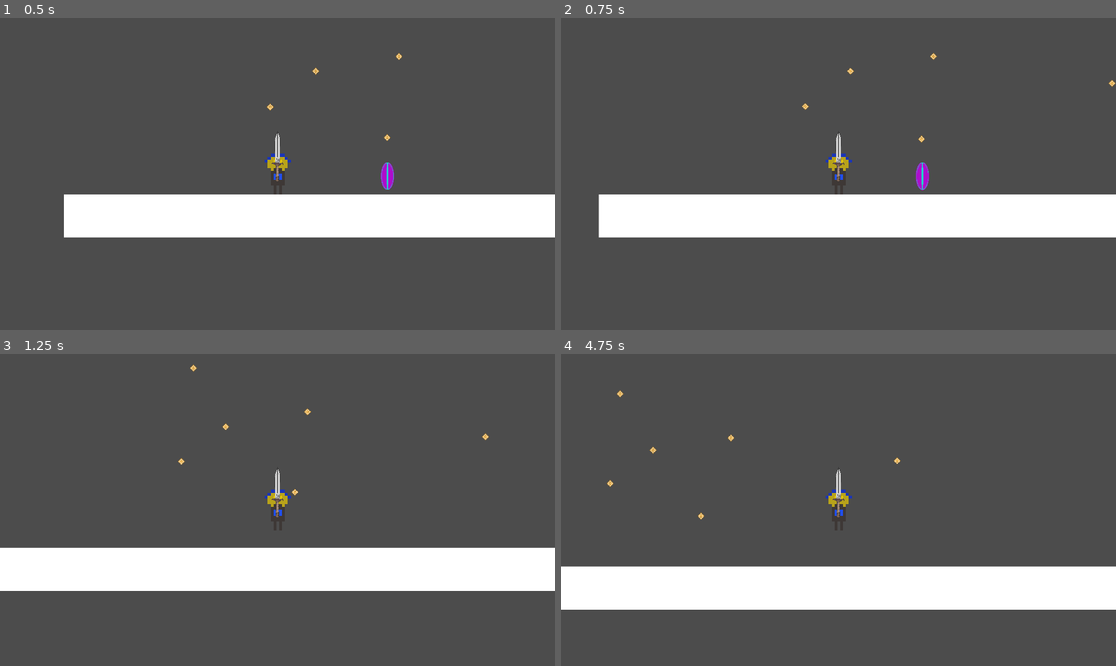
Above: before the commit, frames 1-4 (two rows, left to right).
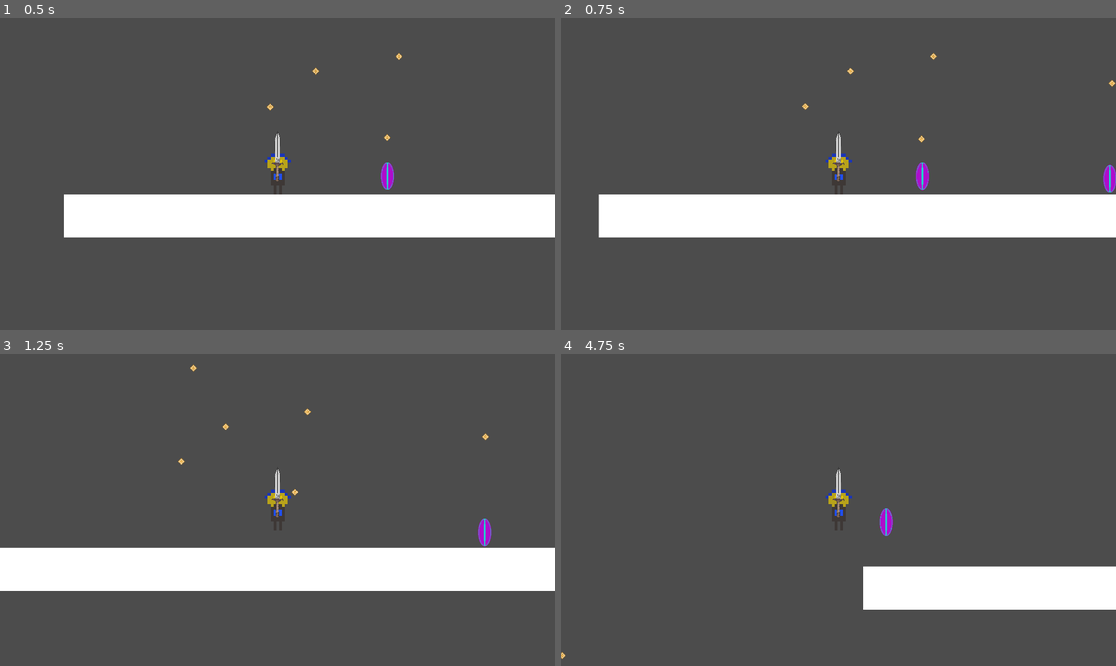
Above: after the commit, the same moments.

Repository: Lorem-Ipsum-Server-Place/GMTK2021-Game
Game: Godot game, scene res://Level.tscn
Same seed, same stepped clock (60 frames per second), same inputs: the game is played once before the commit and once after it. This scene is started directly instead of the project's main scene.
Inputs (mouse positions are in pixels of both pictures, inside the frame that each line leads up to):
- Up to frame 1 (0.5 s): no input
- Up to frame 2 (0.75 s): tap Enter (ui_accept) at 0.5 s; move the mouse to (960, 158) at 0.52 s; hold D (game_right) from 0.53 s (still down); click (960, 158) at 0.6 s
- Up to frame 3 (1.25 s): keep holding D (game_right); tap Space (game_jump) at 0.77 s
- Up to frame 4 (4.75 s): move the mouse to (727, 525) at 1.27 s; click (727, 525) at 1.35 s; tap Space (game_jump) at 1.52, 3.02, 3.77, 4.52 s; move the mouse to (894, 441) at 2.02 s; release D (game_right) at 2.03 s; hold A (game_left) 2.03-2.78 s; click (894, 441) at 2.1 s; move the mouse to (810, 572) at 2.77 s; hold D (game_right) 2.78-4.28 s; click (810, 572) at 2.85 s; move the mouse to (1005, 556) at 3.52 s; click (1005, 556) at 3.6 s; move the mouse to (672, 463) at 4.27 s; hold A (game_left) from 4.28 s (still down); click (672, 463) at 4.35 s

Frame 1 is identical in both runs. In frame 2, 0.2% of the frame differs, in the area x 97-100%, y 46-56%; in frame 3, 0.2%; in frame 4, 7.9%, in the area x 0-62%, y 11-98%.

Commit message:
Finally got a teleporter to work

Diff:
--- a/Level.tscn
+++ b/Level.tscn
@@ -6,9 +6,18 @@
 [ext_resource path="res://GameState.tscn" type="PackedScene" id=4]
 [ext_resource path="res://Pickup_Temp.tscn" type="PackedScene" id=5]
 [ext_resource path="res://Level.gd" type="Script" id=6]
+[ext_resource path="res://Teleport_Temp.tscn" type="PackedScene" id=7]
+[ext_resource path="res://Temp_Pickup.png" type="Texture" id=8]
 
 [node name="GameWorld" type="Node2D"]
 script = ExtResource( 6 )
+
+[node name="Teleport_Temp(N1)" parent="." instance=ExtResource( 7 )]
+position = Vector2( 1293.97, 879.393 )
+
+[node name="DebugPlatform2" parent="." instance=ExtResource( 2 )]
+position = Vector2( 2854.26, 96.527 )
+scale = Vector2( 20, 1 )
 
 [node name="DebugPlatform" parent="." instance=ExtResource( 2 )]
 position = Vector2( 1026.34, 1007.18 )
@@ -42,8 +51,14 @@
 [node name="Pickup_Temp" parent="." instance=ExtResource( 5 )]
 position = Vector2( 645.516, 869.672 )
 
+[node name="Temp_Pickup" type="Sprite" parent="."]
+position = Vector2( 1433, -132 )
+texture = ExtResource( 8 )
+
+[connection signal="teleport" from="Teleport_Temp(N1)" to="Player" method="_on_Teleport_TempN1_teleport"]
 [connection signal="player_dead" from="GameState" to="Player" method="_on_GameState_player_dead"]
 [connection signal="collect_pickup" from="Player" to="Pickup_Temp" method="_on_Player_collect_pickup"]
 [connection signal="damage_player" from="Player" to="GameState" method="_on_Player_damage_player"]
+[connection signal="teleport_player" from="Player" to="Teleport_Temp(N1)" method="_on_Player_teleport_player"]
 [connection signal="boostJumps" from="Pickup_Temp" to="Player" method="_on_Pickup_Temp_boostJumps"]
 [connection signal="boostspeed" from="Pickup_Temp" to="Player" method="_on_Pickup_Temp_boostspeed"]
--- a/Levels/Menu/Controls.tscn
+++ b/Levels/Menu/Controls.tscn
@@ -12,7 +12,23 @@
 [node name="Control" type="Control"]
 anchor_right = 1.0
 anchor_bottom = 1.0
+margin_left = 4.00452
+margin_top = -1.33484
+margin_right = 4.00452
+margin_bottom = -1.33484
 script = ExtResource( 1 )
+__meta__ = {
+"_edit_use_anchors_": false
+}
+
+[node name="All Controls" type="Label" parent="."]
+margin_left = 27.478
+margin_top = 17.5254
+margin_right = 239.478
+margin_bottom = 49.5254
+rect_pivot_offset = Vector2( 149.941, 0 )
+custom_fonts/font = SubResource( 2 )
+text = "Controls:"
 __meta__ = {
 "_edit_use_anchors_": false
 }
@@ -26,14 +42,19 @@
 "_edit_use_anchors_": false
 }
 
-[node name="Back To Menu" type="Label" parent="."]
-margin_left = 13.739
-margin_top = 8.7627
-margin_right = 176.739
-margin_bottom = 32.7627
-rect_pivot_offset = Vector2( 69.7566, 12 )
+[node name="Controls" type="Label" parent="."]
+margin_left = 23.0829
+margin_top = 51.4776
+margin_right = 989.083
+margin_bottom = 258.478
+rect_pivot_offset = Vector2( 367.917, 174.203 )
 custom_fonts/font = SubResource( 2 )
-text = "Hello World"
+text = "move left = A OR left arrow key
+move right = d or right arrow key
+jump = spacebar
+attack = left mouse button
+to aim the sword use the mouse and hover over the enemy
+"
 __meta__ = {
 "_edit_use_anchors_": false
 }
--- a/Player.gd
+++ b/Player.gd
@@ -11,8 +11,8 @@
 	NOT_READY
 }
 
-
-
+var startingloc = Vector2()
+var location1 = Vector2(1433, -132)
 var player_velocity = Vector2()
 var jump_count = 1
 var player_weapon = null
@@ -47,7 +47,7 @@
 const ENEMY_COLLISION_LAYERS = [2]
 
 const GRAVITY = 60
-
+signal teleport_player()
 signal damage_player()
 signal collect_pickup()
 # pass damage value so we can set it to 0 if we're not mid-attack
@@ -117,6 +117,18 @@
 		print("Pickup!")
 		return true
 	return false
+
+
+func is_collider_teleport(collision: KinematicCollision2D):
+	var colliding_object_class = collision.collider.name
+
+	# Assume that all Pickups will have Teleport in their KinematicBody2D name
+	if colliding_object_class.find("Teleport") != -1:
+		print("Teleport")
+		return true
+	return false
+
+
 func _physics_process(delta):
 	get_inputs()
 
@@ -134,7 +146,8 @@
 			emit_signal("damage_player")
 		elif is_collider_pickup(collision):
 			emit_signal("collect_pickup")
-
+		elif is_collider_teleport(collision):
+			emit_signal("teleport_player")
 
 
 	# Ask the collision whether we're stood on something
@@ -240,3 +253,8 @@
 func _on_Pickup_Temp_boostJumps(Jumping):
 	PLAYER_JUMP_COUNT += Jumping
 	print("Boosting Jumps")
+
+
+func _on_Teleport_TempN1_teleport(teleporting):
+	startingloc = get_global_position()
+	set_global_position(location1)
--- /dev/null
+++ b/Teleport_Temp.gd
@@ -0,0 +1,32 @@
+extends KinematicBody2D
+
+var freeme = false
+var random_pickup = 0
+var startLoc = Vector2()
+var location1 = Vector2(1433, -132)
+
+
+signal teleport(teleporting)
+
+
+func _ready():
+	randomize()
+	random_pickup = randi() % 3
+
+
+
+func _on_Player_interact():
+	emit_signal("teleport" , location1)
+	print(location1)
+	freeme = false
+
+
+
+func _process(delta):
+	if freeme:
+		free()
+
+
+func _on_Player_teleport_player():
+	emit_signal("teleport" , location1)
+	print(location1)
--- /dev/null
+++ b/Teleport_Temp.tscn
@@ -0,0 +1,18 @@
+[gd_scene load_steps=4 format=2]
+
+[ext_resource path="res://Temp_Pickup.png" type="Texture" id=1]
+[ext_resource path="res://Teleport_Temp.gd" type="Script" id=2]
+
+[sub_resource type="CapsuleShape2D" id=1]
+radius = 23.3914
+height = 51.6062
+
+[node name="KinematicBody2D" type="KinematicBody2D"]
+script = ExtResource( 2 )
+
+[node name="Temp_Pickup" type="Sprite" parent="."]
+position = Vector2( 0.128853, -0.33419 )
+texture = ExtResource( 1 )
+
+[node name="CollisionShape2D" type="CollisionShape2D" parent="."]
+shape = SubResource( 1 )
--- a/project.godot
+++ b/project.godot
@@ -24,21 +24,25 @@
 game_jump={
 "deadzone": 0.5,
 "events": [ Object(InputEventKey,"resource_local_to_scene":false,"resource_name":"","device":0,"alt":false,"shift":false,"control":false,"meta":false,"command":false,"pressed":false,"scancode":32,"unicode":0,"echo":false,"script":null)
+, Object(InputEventJoypadButton,"resource_local_to_scene":false,"resource_name":"","device":-1,"button_index":0,"pressure":0.0,"pressed":false,"script":null)
  ]
 }
 game_left={
 "deadzone": 0.5,
 "events": [ Object(InputEventKey,"resource_local_to_scene":false,"resource_name":"","device":0,"alt":false,"shift":false,"control":false,"meta":false,"command":false,"pressed":false,"scancode":65,"unicode":0,"echo":false,"script":null)
+, Object(InputEventJoypadButton,"resource_local_to_scene":false,"resource_name":"","device":-1,"button_index":14,"pressure":0.0,"pressed":false,"script":null)
  ]
 }
 game_right={
 "deadzone": 0.5,
 "events": [ Object(InputEventKey,"resource_local_to_scene":false,"resource_name":"","device":0,"alt":false,"shift":false,"control":false,"meta":false,"command":false,"pressed":false,"scancode":68,"unicode":0,"echo":false,"script":null)
+, Object(InputEventJoypadButton,"resource_local_to_scene":false,"resource_name":"","device":-1,"button_index":15,"pressure":0.0,"pressed":false,"script":null)
  ]
 }
 game_attack={
 "deadzone": 0.5,
 "events": [ Object(InputEventMouseButton,"resource_local_to_scene":false,"resource_name":"","device":0,"alt":false,"shi …(212 unchanged characters)…
+, Object(InputEventJoypadButton,"resource_local_to_scene":false,"resource_name":"","device":-1,"button_index":7,"pressure":0.0,"pressed":false,"script":null)
  ]
 }
 
Not shown: 1 places in Level.tscn that only renumber resources
